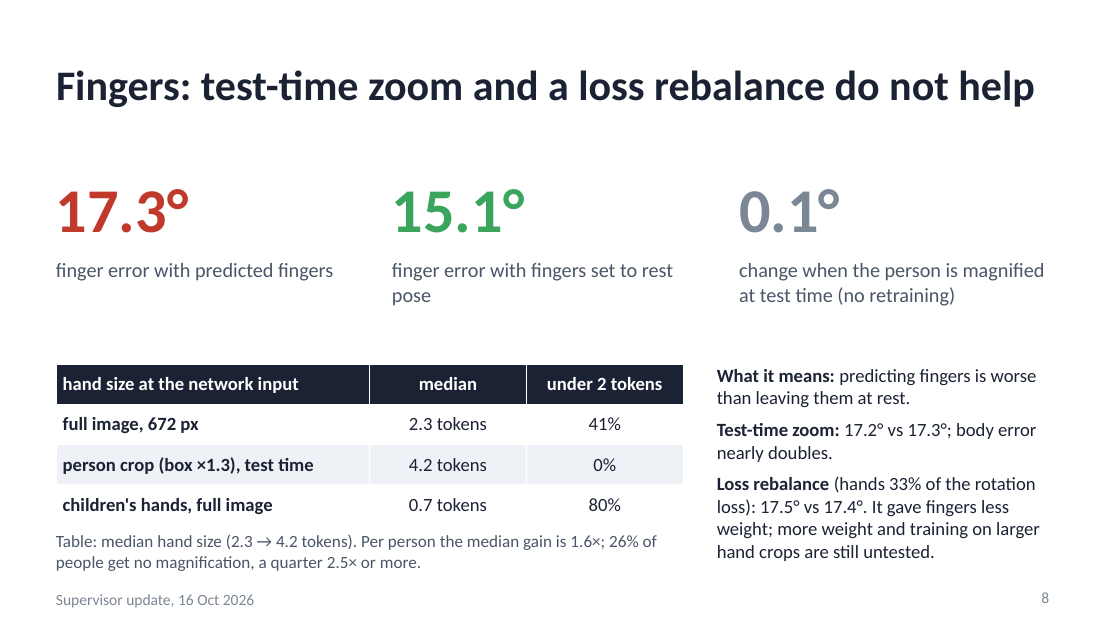
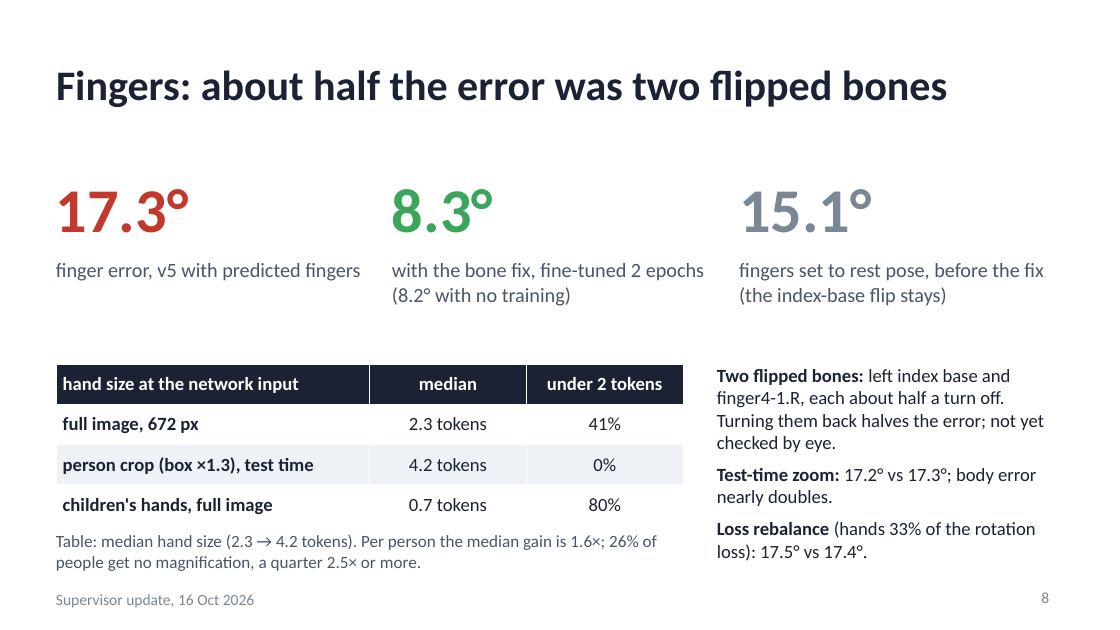
Before and after one commit to saadnajib/Multi-Person-Whole-Body-Human-Mesh-Recovery-in-a-Single-Shot-with-Annyone-dataset-and-3dpw-dataset, a slide deck: slide 8 of docs/supervisor_update_2026-10-16.pptx. Drawn at 1120x630 pixels with LibreOffice and Linux fonts; fonts in the diff are those of the drawing. Boxes give left, top, right and bottom in pixels: in the first picture for what was removed or moved away, otherwise in the second. Text is boxed around its words. In the diff, an @@ line names an element or a change of style, - is before the commit and + after.

```diff
--- a/docs/supervisor_update_2026-10-16.pptx
+++ b/docs/supervisor_update_2026-10-16.pptx
@@ title at [56, 70, 948, 107]: text changed @@
-Fingers: test-time zoom and a loss rebalance do not help
+Fingers: about half the error was two flipped bones
@@ text at [392, 189, 493, 233]: text changed @@
-15.1°
+8.3°
@@ text at [739, 189, 871, 233]: text changed @@
-0.1°
+15.1°
@@ text at [56, 263, 360, 281]: text changed @@
-finger error with predicted fingers
+finger error, v5 with predicted fingers
@@ text at [392, 263, 704, 306]: text changed @@
-finger error with fingers set to rest pose
+with the bone fix, fine-tuned 2 epochs (8.2° with no training)
@@ text at [739, 263, 1043, 306]: text changed @@
-change when the person is magnified at test time (no retraining)
+fingers set to rest pose, before the fix (the index-base flip stays)
@@ text at [717, 369, 1044, 452]: text changed @@
-What it means: predicting fingers is worse than leaving them at rest.
+Two flipped bones: left index base and finger4-1.R, each about half a turn off. Turning them back halves the error; not yet checked by eye.
@@ text at [717, 521, 1036, 561]: text changed @@
-Loss rebalance (hands 33% of the rotation loss): 17.5° vs 17.4°. It gave fingers less weight; more weight and training on larger hand crops are still untested.
+Loss rebalance (hands 33% of the rotation loss): 17.5° vs 17.4°.
```
Also in this commit, not shown: 8 other slides changed, 4 other files.
